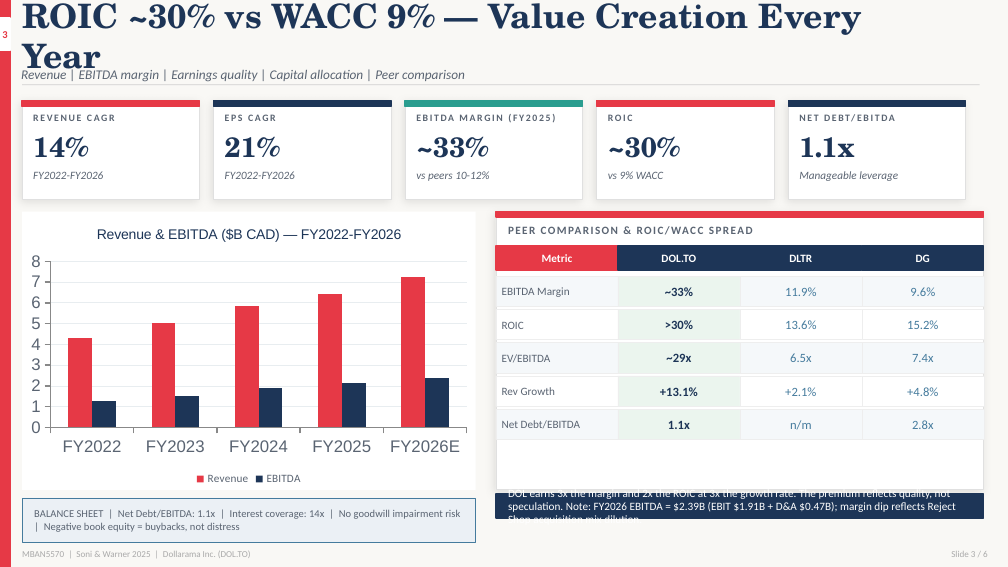
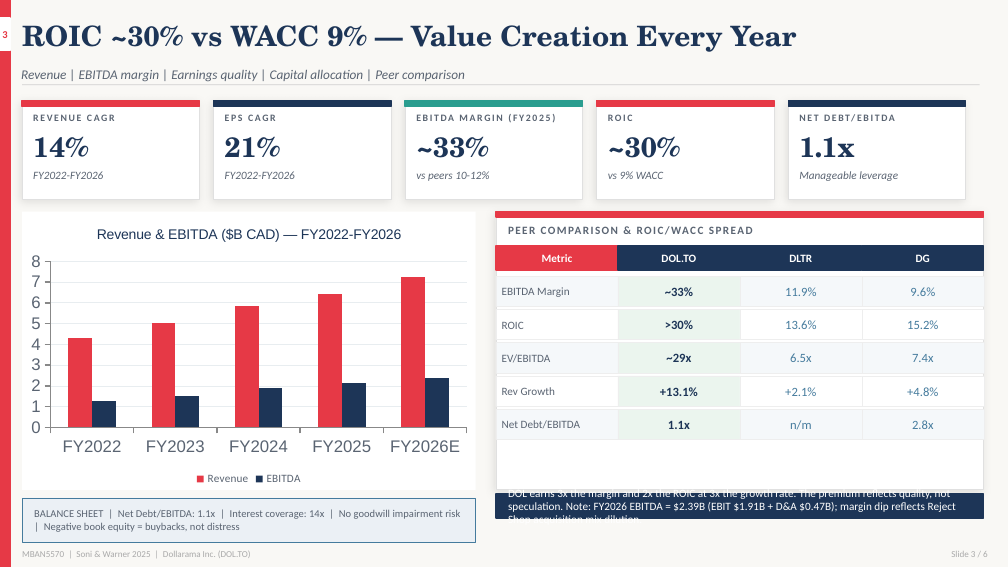
Before and after one commit to Krishna-Soni-Git/Dollarama-Equity-Research, a slide deck: slide 3 of PPT/dollarama_updated.pptx. Drawn at 1008x567 pixels with LibreOffice and Linux fonts; fonts in the diff are those of the drawing. Boxes give left, top, right and bottom in pixels: in the first picture for what was removed or moved away, otherwise in the second. Text is boxed around its words. In the diff, an @@ line names an element or a change of style, - is before the commit and + after.

```diff
--- a/PPT/dollarama_updated.pptx
+++ b/PPT/dollarama_updated.pptx
@@ text "ROIC ~30% vs WACC 9% ..." at [22,25,797,52]: size 24 to 20 pt @@
```
Also in this commit, not shown: 3 other slides changed, 2 other files.
